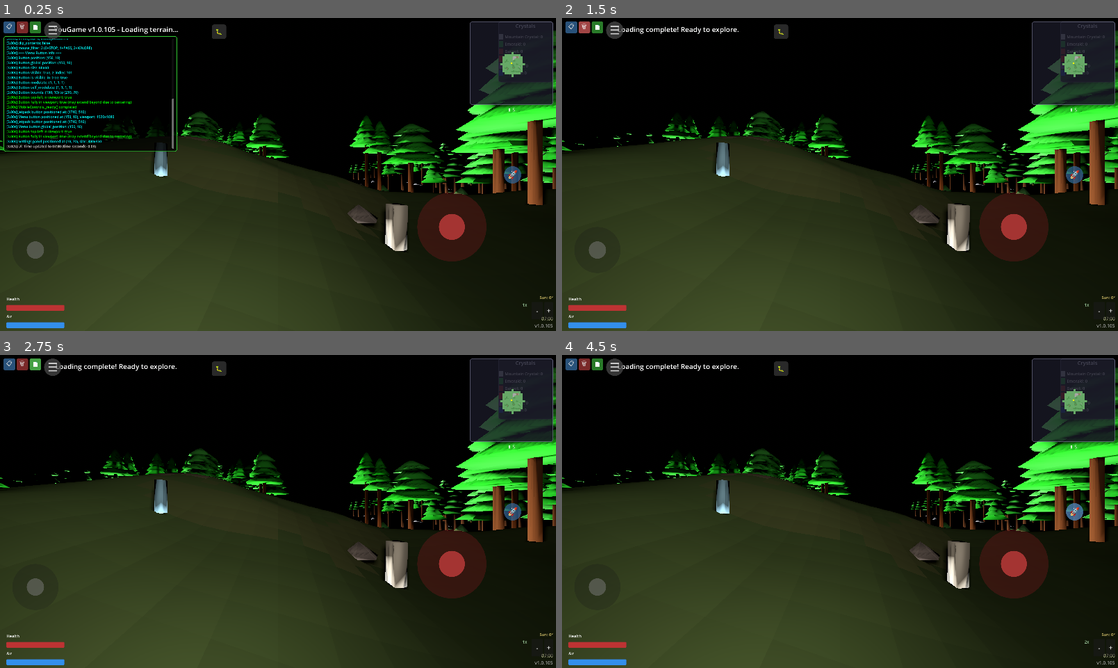
Above: before the commit, frames 1-4 (two rows, left to right).
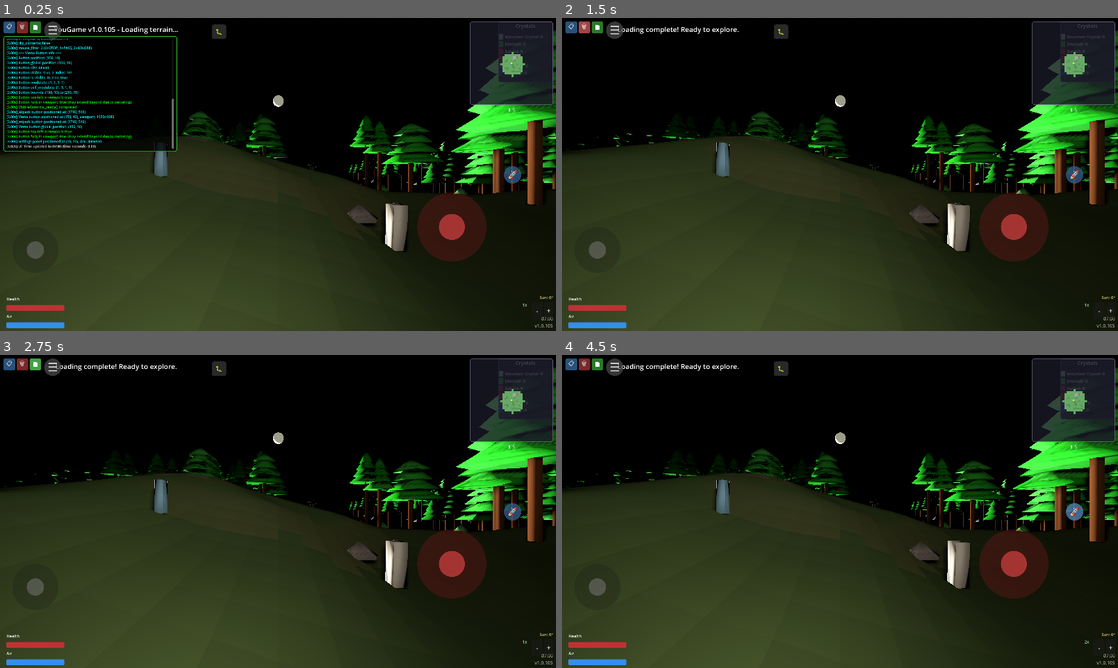
Above: after the commit, the same moments.

Repository: felix-dieterle/YouGame_godot4_public
Game: Godot game, scene res://scenes/main.tscn
The game is run twice, just before and just after one commit, with the same random seed, the same clock (stepped at 60 frames per second) and the same inputs.
Inputs:
- Up to frame 1 (0.25 s): no input
- Up to frame 2 (1.5 s): click "📋" at 0.5 s; click "🗑" at 1.25 s
- Up to frame 3 (2.75 s): click "📄" at 2 s
- Up to frame 4 (4.5 s): click "-" at 2.75 s; click "+" at 3.5 s; click "🚀" at 4.25 s

The runs differ from the first frame. In frame 1, 3.7% of the frame differs, in the area x 0-100%, y 13-75%; in frame 2, 3.9%; in frame 3, 3.8%; in frame 4, 3.9%.

Commit message:
Fix sunrise illumination by adjusting sun angles from ±60° to ±20°
Co-authored-by: felix-dieterle <1490062+felix-dieterle@users.noreply.github.com>

Diff:
--- a/scripts/day_night_cycle.gd
+++ b/scripts/day_night_cycle.gd
@@ -13,8 +13,8 @@
 
 # Sun angle constants
 const SUNRISE_START_ANGLE: float = -120.0  # Below horizon at start
-const SUNRISE_END_ANGLE: float = -60.0     # Sunrise position (sun higher for brighter morning)
-const SUNSET_START_ANGLE: float = 60.0     # Sunset position (matches day end, symmetric)
+const SUNRISE_END_ANGLE: float = -20.0     # Sunrise position (20° from overhead for bright morning)
+const SUNSET_START_ANGLE: float = 20.0     # Sunset position (20° from overhead, symmetric)
 const SUNSET_END_ANGLE: float = 120.0      # Below horizon at end
 const NIGHT_SUN_ANGLE: float = 120.0       # Sun position during night
 
